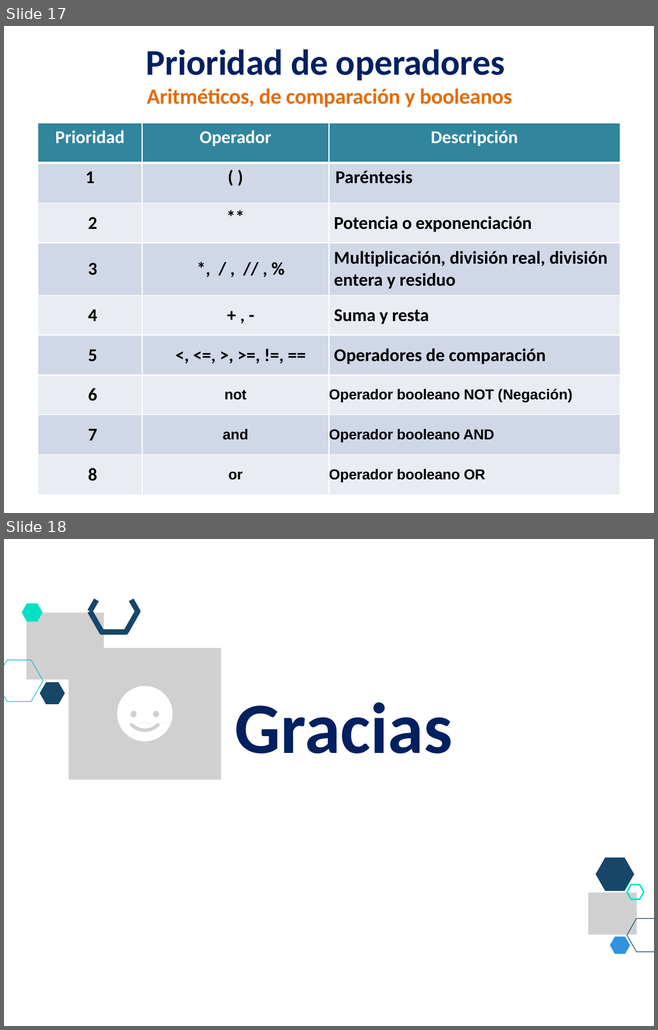
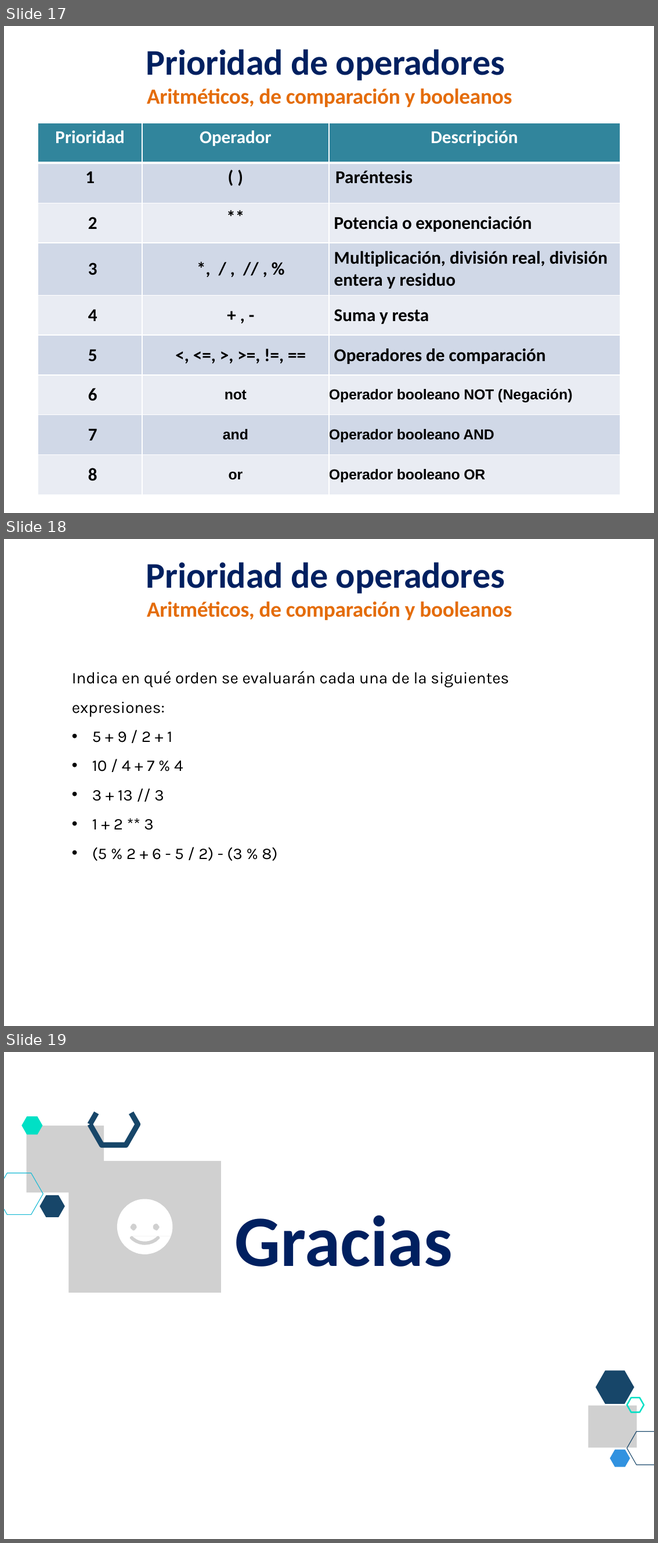
Before and after one commit to lizetheP/Analitica, a slide deck: CalendarioAgo2022/presentaciones/2_Jerarquia.pptx. Shown one above the other, each under a label of ours: slides 17 and 18 before the commit, slides 17, 18 and 19 after it. The pictures are 658x1030 and 658x1543 pixels, drawn with LibreOffice and Linux fonts; fonts in the diff are those of the drawing; grey boxes stand for pictures. Boxes give left, top, right and bottom in pixels: in the first picture for what was removed or moved away, otherwise in the second. Text is boxed around its words. In the diff, an @@ line names an element or a change of style, - is before the commit and + after.

```diff
--- a/CalendarioAgo2022/presentaciones/2_Jerarquia.pptx
+++ b/CalendarioAgo2022/presentaciones/2_Jerarquia.pptx
@@ slide 18 added at [4, 539, 654, 1026], background #FFFFFF @@
@@ text added at [146, 562, 511, 620], 24 pt, text #E46C0A, bold @@
+Prioridad de operadores
+Aritméticos, de comparación y booleanos
@@ text added at [72, 671, 509, 861], 18 pt, text #000000 @@
+Indica en qué orden se evaluarán cada una de la siguientes expresiones:
+• 5 + 9 / 2 + 1
+• 10 / 4 + 7 % 4
+• 3 + 13 // 3
+• 1 + 2 ** 3
+• (5 % 2 + 6 - 5 / 2) - (3 % 8)
@@ what was slide 18 is now slide 19 @@
```
Also in this commit, not shown: 1 slide changed, 26 other files.
